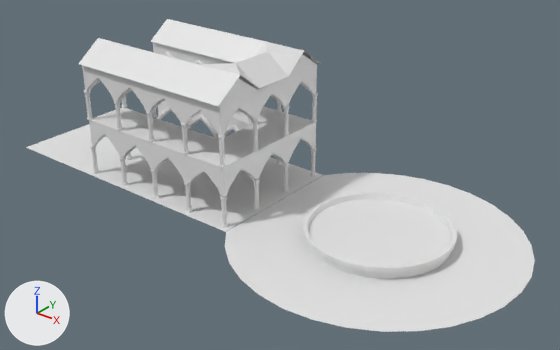
The Blender file src/TechDemo/Content/Models/courtyard/td_courtyard.blend, before and after one commit.
Both versions are drawn from a camera (50 mm lens) standing at (68.6, -69.0, 46.6) and looking at (13.5, -0.1, 3.9). Every picture has the same lights, and +X, +Y and +Z are marked at lower left. Materials are left out; every surface is plain grey.
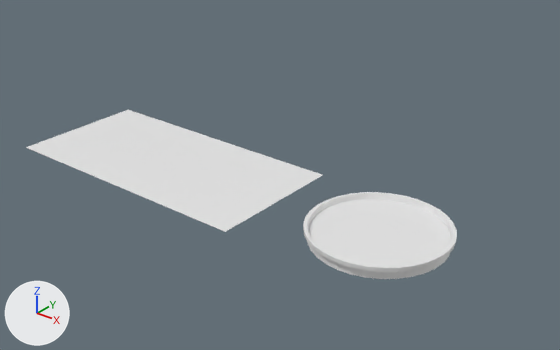
Pixel boxes (x1, y1, x2, y2) of what changed, in the pictures (560 x 350 px):
'Cylinder.014', hidden
    before: (225, 173, 535, 332)
'Plane.001', hidden
    before: (82, 42, 317, 197)
'Roof', hidden
    before: (79, 19, 321, 106)
'Structure', hidden
    before: (84, 90, 318, 228)
'Cylinder.008', hidden
    before: (94, 106, 313, 195)
'Cylinder.002', hidden
    before: (88, 51, 314, 135)

The edits, one by one:
Object 'Cylinder.002' (ob_cylinder_002) is now hidden.
Object 'Cylinder.008' (ob_cylinder_008) is now hidden.
Object 'Structure' (ob_structure) is now hidden.
Object 'Cylinder.014' (ob_cylinder_014) is now hidden.
Object 'Plane.001' (ob_plane_001) is now hidden.
Object 'Roof' (ob_roof) is now hidden.
